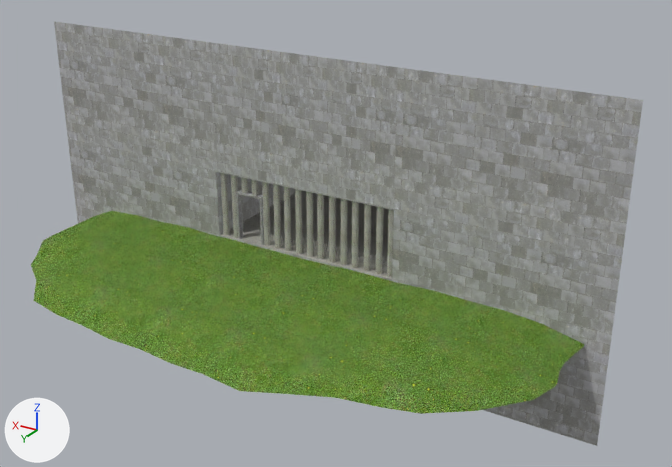
The Blender file Models/main.blend: old version first, new version second.
Rendered twice from a camera (50 mm lens) standing at (-23.3, 41.0, 19.4) and looking at (-1.7, 5.1, 1.5). Every picture has the same lights, and +X, +Y and +Z are marked at lower left.

Before the edit, the objects in view are built like this:
```python
me_cube_002 = bpy.data.meshes.new('Cube.002')
me_cube_002.from_pydata(...)  # 24 vertices, 14 faces; spans x -1.0..0.54, y -1.0..-0.63, z -1.02..1.63
me_cube_002.materials.append(mat_wall)  # picture img_wall_jpg
me_plane = bpy.data.meshes.new('Plane')
me_plane.from_pydata(...)  # 26 vertices, 17 faces; spans x -3.03..3.03, y -3.31..1.0, z -1.17..1.98
# faces by material slot: [2, 2, 13]
me_plane.materials.append(mat_floor)  # picture img_floor_jpg
me_plane.materials.append(mat_ceiling)  # picture img_ceiling_jpg
me_plane.materials.append(mat_wall)  # picture img_wall_jpg
me_plane_001 = bpy.data.meshes.new('Plane.001')
me_plane_001.from_pydata(...)  # 237 vertices, 227 faces; spans x -2.8..2.88, y -3.09..-0.98, z -0.26..0.0
me_plane_001.polygons.foreach_set('use_smooth', [True] * 227)
me_plane_001.materials.append(mat_grass)  # picture img_grass_jpg
# before: 22 (2.43, -2.2, -0.05), 23 (2.47, -2.46, -0.18), 24 (1.81, -2.78, -0.17), 50 (1.74, -2.52, -0.03), 94 (1.47, -2.86, -0.18)
# before: 139 (2.09, -2.7, -0.17), 140 (2.09, -2.44, 0.0), 141 (2.07, -2.18, -0.01), 142 (2.41, -2.39, -0.07), 179 (2.03, -2.32, 0.0)
ob_doorframe = bpy.data.objects.new('DoorFrame', me_cube_002)
ob_doorframe.parent = ob_bars
ob_doorframe.matrix_parent_inverse = Matrix(((1.0, 0.0, 0.0, 4.127), (0.0, 1.0, 0.0, -6.542), (0.0, 0.0, 1.0, -3.513), (0.0, 0.0, 0.0, 1.0)))
ob_doorframe.location = (3.503, 6.061, 0.97)
ob_outside = bpy.data.objects.new('Outside', me_plane_001)
ob_outside.location = (0.07, -0.01, -0.01)
ob_outside.rotation_euler = (0.0, 0.0, 3.142)  # degrees (0, 0, 180)
ob_outside.scale = (5.14, 5.14, 5.14)
_m = ob_outside.modifiers.new('Smooth', 'SMOOTH')
ob_plane = bpy.data.objects.new('Plane', me_plane)
ob_plane.location = (0.07, -0.01, -0.01)
ob_plane.rotation_euler = (0.0, 0.0, 3.142)  # degrees (0, 0, 180)
ob_plane.scale = (5.14, 5.14, 5.14)
# also in view: 'Bars' at (0.0, 5.2, 1.8)
```
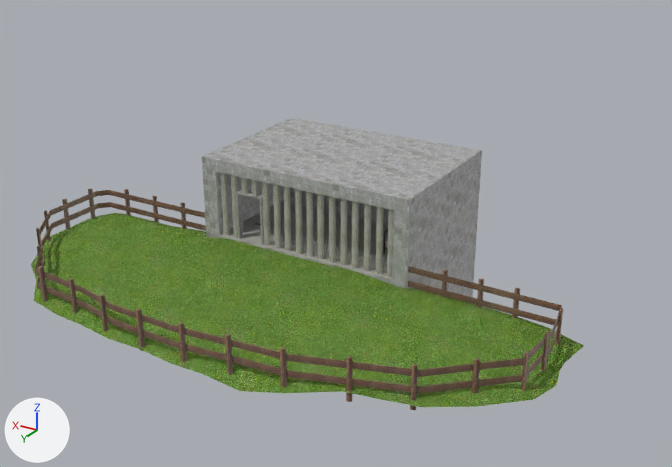
Location of each change, [x1, y1, x2, y2] in pixels of the pictures (672 x 467 px; the box of a moved part takes in the faces that stretch with it):
'Plane', reshaped
    before: [54, 22, 643, 446]
    after: [202, 118, 482, 304]
'Outside', reshaped
    before: [31, 211, 584, 414]
    after: [31, 213, 584, 407]
'Fence', added (brown)
    after: [35, 188, 563, 410]
part 1 of me_plane, built on
    before: [54, 22, 643, 446]
    after: [202, 118, 482, 304]
part 2 of me_plane, surface changed
    before: [209, 42, 398, 281]
    after: [215, 160, 394, 284]
part 3 of me_plane_001, moved or reshaped
    before: [285, 348, 533, 414]
    after: [286, 348, 533, 407]
part 4 of me_plane_001, built on
    before: [87, 211, 584, 346]
    after: [87, 213, 584, 346]

What changed in the scene script:
```text
Add img_door_jpg:
    img_door_jpg = load_image('door.jpg', 'Textures/door.jpg', 900, 1350, 'sRGB')
Add mat_door:
    mat_door = principled_material('Door')
    mat_door.texture = img_door_jpg
Change me_plane:
    used by ob_plane; location = (0.07, -0.01, -0.01); rotation_euler = (0.0, 0.0, 3.142), in degrees (0, 0, 180); scale = (5.14, 5.14, 5.14)
    remove me_plane.from_pydata(...)  # 26 vertices, 17 faces; spans x -3.03..3.03, y -3.31..1.0, z -1.17..1.98
    add me_plane.from_pydata(...)  # 36 vertices, 26 faces; spans x -1.17..1.15, y -3.31..0.55, z -1.17..0.81
    me_plane part 1
    8 vertices are removed from x -3.03..3.03, y -1.08, z -1.17..1.98
    6 faces are deleted
    4 vertices in x -1.0..1.0, y 1.0, z 0.0..0.69 move by (0.0, -0.92, 0.0)
    2 vertices move from x -1.0..1.0, y -1.08, z 1.98 to x -1.0..1.0, y -1.08, z 0.81
    12 vertices are added at x -1.17..1.15, y -1.08..0.55, z -1.17..0.81
    6 new vertices lie (0.0, 1.63, 0.0) away from vertices in x -1.0..1.15, y -1.08, z -1.09..1.98
    15 new faces join them, mat_wall (picture img_wall_jpg)
    me_plane part 2: 7 kept faces spanning x -1.0..1.0, y -1.08..0.08, z -1.09..0.81 get new texture (UV) coordinates
Change me_plane_001:
    used by ob_outside; location = (0.07, -0.01, -0.01); rotation_euler = (0.0, 0.0, 3.142), in degrees (0, 0, 180); scale = (5.14, 5.14, 5.14)
    verts and faces of me_plane_001; kept vertices keep their numbers, new ones are numbered from 237
    remove me_plane_001.from_pydata(...)  # 237 vertices, 227 faces; spans x -2.8..2.88, y -3.09..-0.98, z -0.26..0.0
    add me_plane_001.from_pydata(...)  # 249 vertices, 237 faces; spans x -2.8..2.86, y -3.09..-0.87, z -0.26..0.0
    me_plane_001 part 3
    add verts[22] = (2.43, -2.2, -0.08)  # moved
    add verts[23] = (2.47, -2.46, -0.12)  # moved
    add verts[139] = (2.09, -2.7, -0.11)  # moved
    add verts[24] = (1.81, -2.78, -0.09)  # moved
    add verts[50] = (1.74, -2.52, -0.04)  # moved
    add verts[94] = (1.54, -2.84, -0.1)  # moved
    add verts[140] = (2.09, -2.44, -0.06)  # moved
    add verts[141] = (2.07, -2.18, -0.03)  # moved
    add verts[142] = (2.41, -2.39, -0.09)  # moved
    add verts[179] = (2.03, -2.32, -0.04)  # moved
    me_plane_001 part 4
    1 vertex is removed from x 2.88, y -1.08, z -0.16
    6 vertices in x -2.1..2.12, y -1.08..-1.05, z -0.02..0.0 move by (0.0, 0.0, -0.05)
    4 vertices in x -2.48..2.45, y -1.08..-1.02, z -0.05..0.0 move by (0.0, 0.0, -0.04)
    1 vertex moves from x 2.88, y -1.08, z -0.16 to x 2.86, y -1.08, z -0.16
    6 vertices are added at (1.75, -0.94, -0.12), (-1.04, -0.91, -0.13), (-2.1, -0.92, -0.12), (2.86, -1.08, -0.16), (-2.75, -0.95, -0.22), (2.76, -0.98, -0.21)
    7 new vertices lie (0.0, 0.15, -0.06) away from vertices in x -2.48..2.45, y -1.08..-1.02, z -0.05..0.0
    10 new faces join them
Add me_cube:
    me_cube.from_pydata(...)  # 320 vertices, 268 faces; spans x -1068.0..6.0, y -7.0..65.0, z -6.0..8.0
    me_cube.materials.append(mat_door)  # picture img_door_jpg
Add ob_fence:
    ob_fence = bpy.data.objects.new('Fence', me_cube)
    ob_fence.location = (13.88, 5.94, -0.11)
    ob_fence.scale = (0.0259, 0.147, 0.147)
```
